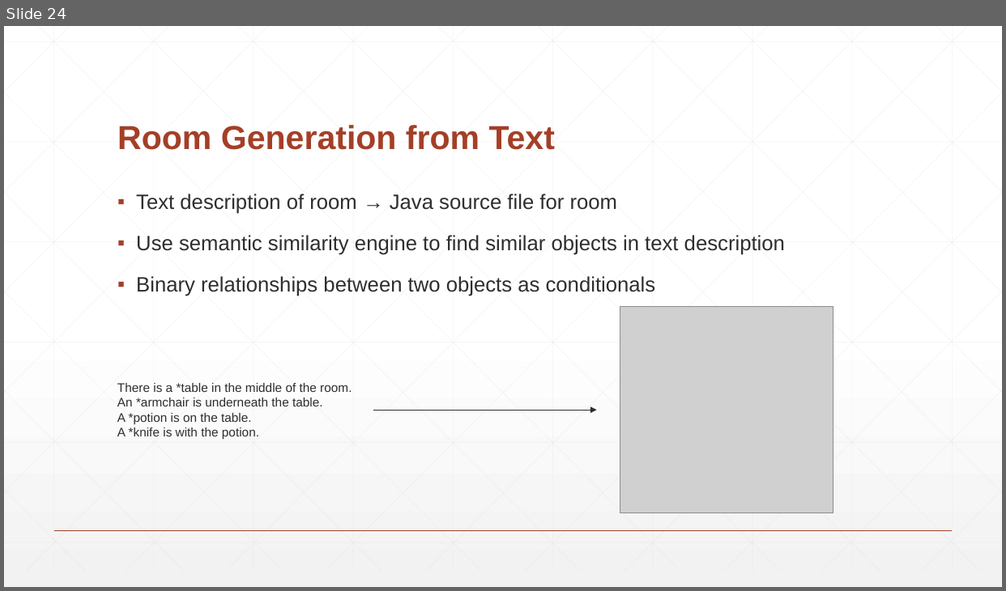
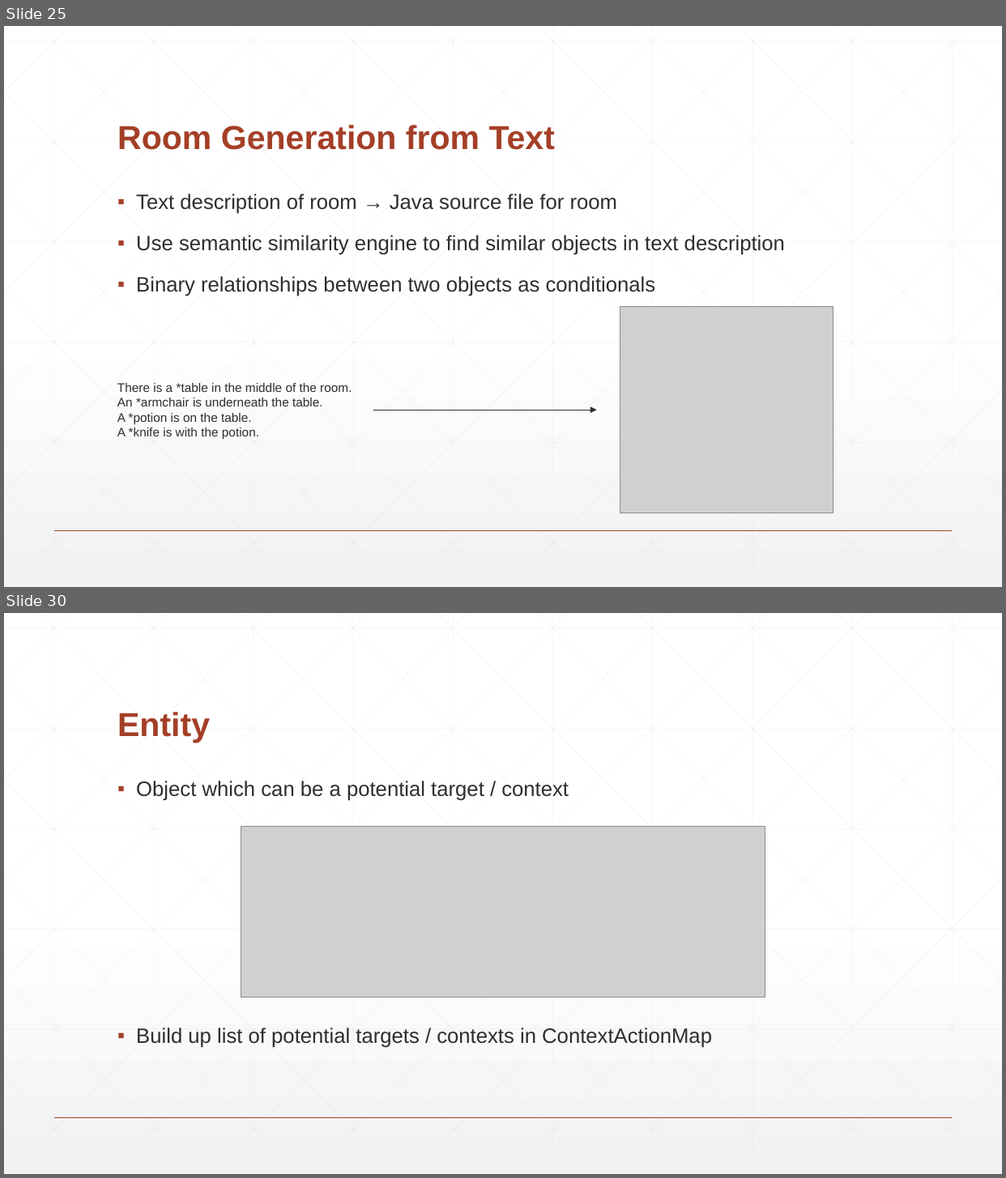
Before and after one commit to BaronKhan/VoiceRecognitionRPG, a slide deck: presentation/presentation.pptx. Shown one above the other, each under a label of ours: slide 24 before the commit, slides 25 and 30 after it; the slides between them are not shown. The pictures are 1006x591 and 1006x1178 pixels, drawn with LibreOffice and Linux fonts; fonts in the diff are those of the drawing; grey boxes stand for pictures. Boxes give left, top, right and bottom in pixels: in the first picture for what was removed or moved away, otherwise in the second. Text is boxed around its words. In the diff, an @@ line names an element or a change of style, - is before the commit and + after.

```diff
--- a/presentation/presentation.pptx
+++ b/presentation/presentation.pptx
@@ slide 30 added at <box>4,613,1002,1174</box>, background gradient #FFFFFF to #F2F2F2; not listed: 47 template elements that a slide beside it also shows @@
@@ title added at <box>117,712,210,743</box>, 32 pt, text #A43F27, bold @@
+Entity
@@ text added at <box>136,781,712,1048</box>, 20 pt, text #2D2E2D @@
+▪ Object which can be a potential target / context
+▪ Build up list of potential targets / contexts in ContextActionMap
@@ picture added at <box>241,826,765,997</box> @@
@@ what was slide 24 is now slide 25 @@
```
Also in this commit, not shown: 7 slides changed, 9 other slides added, 3 other files.
